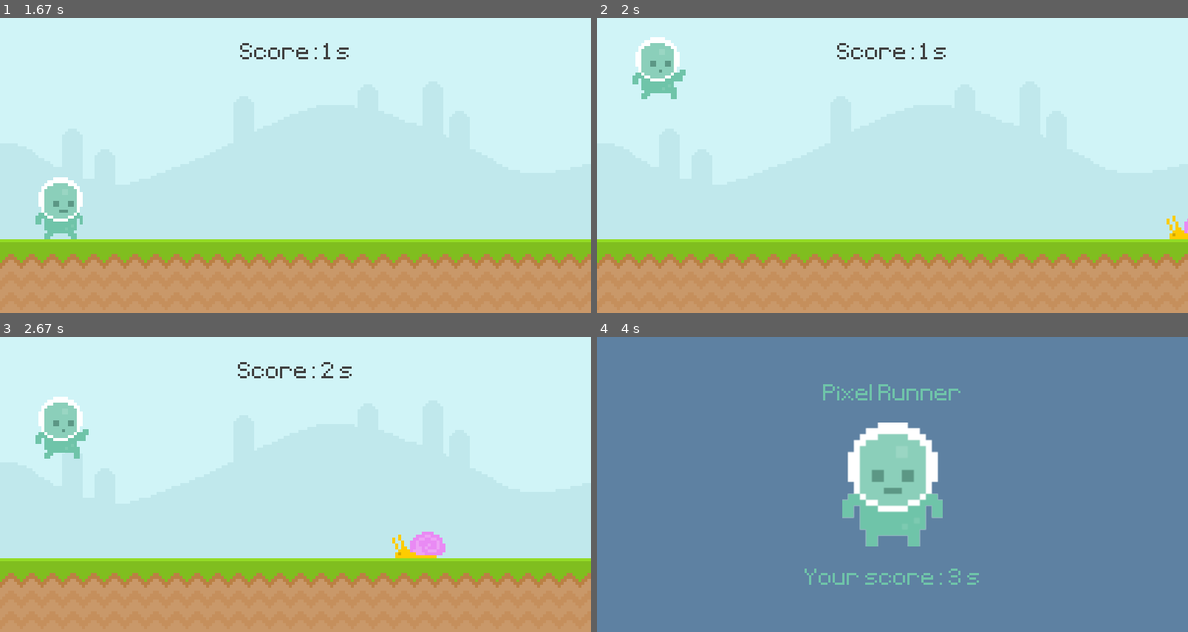
Above: before the commit, frames 1-4 (two rows, left to right).
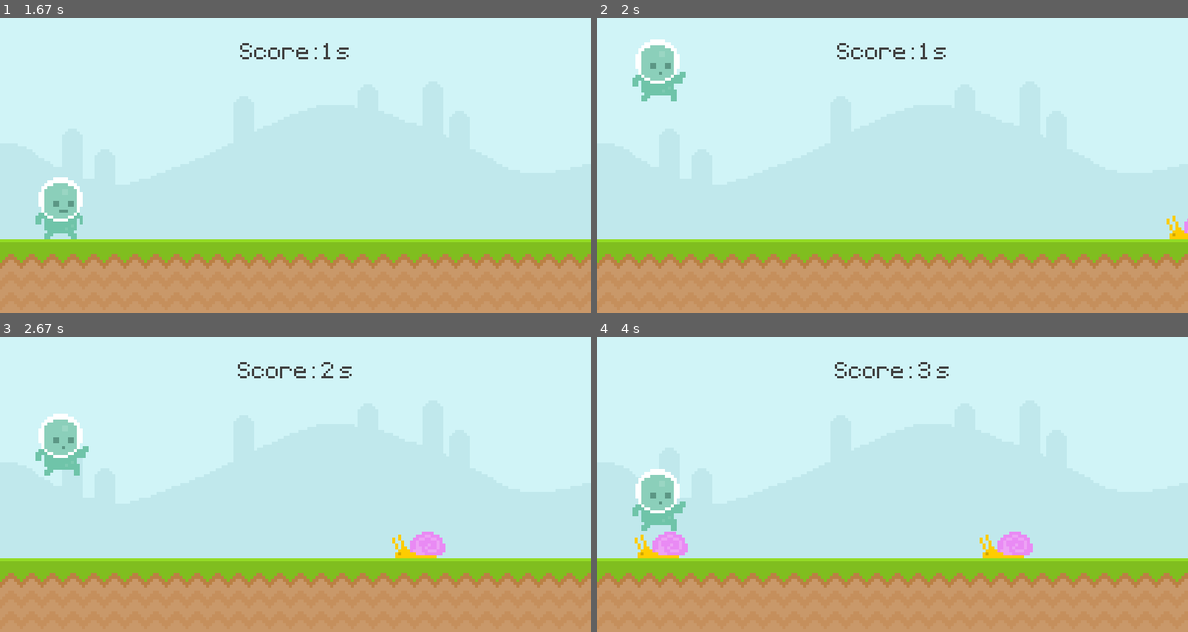
Above: after the commit, the same moments.

Repository: bstew794/PyGame_Tutorial
Game: pygame game, started from Runner.py
The game is run twice, just before and just after one commit, with the same random seed, the same clock (stepped at 60 frames per second) and the same inputs.
Inputs (mouse positions are in pixels of both pictures, inside the frame that each line leads up to):
- Up to frame 1 (1.67 s): tap Space at 0.33 s; hold Space 0.67-1.13 s
- Up to frame 2 (2 s): press the mouse at (656, 206) at 1.7 s; move the mouse to (738, 165) at 1.8 s; release the mouse at (821, 124) at 1.93 s
- Up to frame 3 (2.67 s): press the mouse at (59, 525) at 2.53 s; move the mouse to (283, 472) at 2.63 s
- Up to frame 4 (4 s): release the mouse at (1111, 419) at 2.77 s; press the mouse at (656, 525) at 3.37 s; move the mouse to (857, 516) at 3.47 s; release the mouse at (1063, 508) at 3.6 s

Frame 1 is identical in both runs. In frame 2, 0.3% of the frame differs, in the area x 6-15%, y 6-29%; in frame 3, 1.5%; in frame 4, 100%, in the area x 0-100%, y 0-100%.

Commit message:
Fixed mouse click jump, refactored filepaths, and made more verbose variables

Diff:
--- a/Runner.py
+++ b/Runner.py
@@ -6,7 +6,7 @@
 
 
 # This class derives from a PyGame Sprite to provide surfaces and rectangles for the player
-class Play(pygame.sprite.Sprite):
+class Player(pygame.sprite.Sprite):
     # Initializer function that inherits from the parent class
     def __init__(self):
         # Super initializer
@@ -14,73 +14,76 @@
 
 
         # Load player walking images into surfaces and save to list with index
-        walk_1 = pygame.image.load('Graphics/Player/walk1.png').convert_alpha()
-        walk_2 = pygame.image.load('Graphics/Player/walk2.png').convert_alpha()
-        self.walk = [walk_1, walk_2]
-        self.walk_indx = 0
+        walk = pygame.image.load('Graphics/Player/walk.png').convert_alpha()
+        walk1 = pygame.image.load('Graphics/Player/walk1.png').convert_alpha()
+        self.frames = [walk, walk1]
+        self.framesIndex = 0
 
         # Load player jumping image into a surface
         self.jump = pygame.image.load('Graphics/Player/jump.png').convert_alpha()
 
         # Set initial player image equal to idnex zero of the walking surface list
-        self.image = self.walk[self.walk_indx]
+        self.image = self.frames[self.framesIndex]
 
         # Set initial player rectangle and gravity values
         self.rect = self.image.get_rect(midbottom = (80, 300))
-        self.grav = 0
-
-        # Load in Jump SFX as a class variable
-        self.jump_sfx = pygame.mixer.Sound('Audio/jump.mp3')
-        self.jump_sfx.set_volume(0.25)
+        self.gravity = 0
+
+        # Load in Jump SFX as a class variable and set the volume to 1/4 its original value
+        self.jumpSound = pygame.mixer.Sound('Audio/jump.mp3')
+        self.jumpSound.set_volume(0.25)
 
 
     # This function checks for user input
-    def play_inpt(self):
-        # Get the keys pressed by teh user
+    def player_input(self):
+        # Get the keys pressed by the user
         keys = pygame.key.get_pressed()
-        mouse_buttons = pygame.mouse.get_pressed()
-        mouse_pos = pygame.mouse.get_pos()
-
-        # Make the player object "jump" after pressing the spacebar or clicking on teh player
-        if keys[pygame.K_SPACE] or (mouse_buttons and self.rect.collidepoint(mouse_pos)):
+        mouseButtons = pygame.mouse.get_pressed()
+        mousePosition = pygame.mouse.get_pos()
+
+        # Make the player object "jump" after pressing the spacebar or clicking on the player
+        if keys[pygame.K_SPACE] or (mouseButtons[0] and self.rect.collidepoint(mousePosition)):
             # Only allow the player to jump if they are touching the ground
             if self.rect.bottom >= 300:
-                    self.grav = -20
-                    self.jump_sfx.play()
+                    self.gravity = -20
+                    self.jumpSound.play()
 
     # This function applies gravity to a player object
-    def aply_grav(self):
+    def apply_gravity(self):
         # Increment gravity to simulate gravitaional acceleration
-        self.grav += 1
-        self.rect.bottom += self.grav
+        self.gravity += 1
+        self.rect.bottom += self.gravity
 
         # Provide simulated collision with the ground to prevent infinite falling
         if self.rect.bottom >= 300:
             self.rect.bottom = 300
-            self.grav = 0 # original tutorial did not reset the gravity when touching the ground
+            self.gravity = 0 # original tutorial did not reset the gravity when touching the ground
 
     # This function animates a player object
-    def anm8(self):
+    def animate(self):
         # Display jumping animation if the player object is off the floor
         if self.rect.bottom < 300:
             self.image = self.jump
         # Display walking animation if the player object is on the floor
         else:
-            self.walk_indx += 0.1
-
-            if self.walk_indx >= len(self.walk):
-                self.walk_indx = 0
-
-            self.image = self.walk[int(self.walk_indx)]
+            # Iterate through the walking frames at a consistent pace
+
+            self.framesIndex += 0.1
+
+            if self.framesIndex >= len(self.frames):
+                self.framesIndex = 0
+
+            self.image = self.frames[int(self.framesIndex)]
 
     # This function updates a player object by calling class functions
+    # Most things that happen during one frame of the game to a player object occurs here
     def update(self):
-        self.play_inpt()
-        self.aply_grav()
-        self.anm8()
+        self.player_input()
+        self.apply_gravity()
+        self.animate()
 
 # This class derives from a PyGame Sprite to provide surfaces and rectangles for the player
-class Obst(pygame.sprite.Sprite):
+class Obstacle(pygame.sprite.Sprite):
     # Initializer function that inherits from the parent class with new field that contains enemy type
     def __init__(self, type):
         # Super initializer
@@ -92,68 +95,68 @@
 
         # Load fly images into surfaces and save to frames list
         if self.type == 'fly':
-            fly_1 = pygame.image.load('Graphics/Enemies/Fly/fly1.png').convert_alpha()
-            fly_2 = pygame.image.load('Graphics/Enemies/Fly/fly2.png').convert_alpha()
-            self.frmes = [fly_1, fly_2]
-            y_pos = 210
+            fly = pygame.image.load('Graphics/Obstacles/Fly/fly.png').convert_alpha()
+            fly1 = pygame.image.load('Graphics/Obstacles/Fly/fly1.png').convert_alpha()
+            self.frames = [fly, fly1]
+            yPosition = 210
         # Load snail images into surfaces and save to frames list
         else:
-            slid_1 = pygame.image.load('Graphics/Enemies/Snail/snail1.png').convert_alpha()
-            slid_2 = pygame.image.load('Graphics/Enemies/Snail/snail2.png').convert_alpha()
-            self.frmes = [slid_1, slid_2]
-            y_pos = 300
-
-        self.frme_index = 0
+            slide = pygame.image.load('Graphics/Obstacles/Snail/slide.png').convert_alpha()
+            slide1 = pygame.image.load('Graphics/Obstacles/Snail/slide1.png').convert_alpha()
+            self.frames = [slide, slide1]
+            yPosition = 300
+
+        self.framesIndex = 0
 
         # Set initial obstacle surface and rectangle
-        self.image = self.frmes[self.frme_index]
-        self.rect = self.image.get_rect(bottomleft = (randint(800, 1000), y_pos))
+        self.image = self.frames[self.framesIndex]
+        self.rect = self.image.get_rect(bottomleft = (randint(800, 1000), yPosition))
 
 
     # This function animates an obstacle object
-    def anm8(self):
+    def animate(self):
         # Set animation frequency dependent on enemy type
         if self.type == 'fly':
-            self.frme_index += 0.2
-        else:
-            self.frme_index += 0.1
+            self.framesIndex += 0.2 # faster iteration for flies
+        else:
+            self.framesIndex += 0.1
 
         # Display 1st or second enemy frame dependent on the index
-        if self.frme_index >= len(self.frmes):
-            self.frme_index = 0
-
-        self.image = self.frmes[int(self.frme_index)]
+        if self.framesIndex >= len(self.frames):
+            self.framesIndex = 0
+
+        self.image = self.frames[int(self.framesIndex)]
 
     # This function removes obstacles that have moved offscreen from their parent sprite group
     def destroy(self):
         if self.rect.right < 0:
             self.kill()
 
-    # This function updates an obstacle object by calling class fucntions
+    # This function updates an obstacle object by calling class functions and moving it to the right
     def update(self):
-        self.anm8()
+        self.animate()
         self.rect.left -= 6
         self.destroy()
 
 
 # This function helps calculate the score of the player
-def disp_scor():
+def display_score():
     # calculate number of seconds spent alive
-    curr_time = int((pygame.time.get_ticks() - star_time) / 1000)
+    currentTime = int((pygame.time.get_ticks() - startTime) / 1000)
 
     # display formatted score string on screen surface
-    scor_surf = pixe_font.render(f'Score: {curr_time} s', False, (64, 64, 64))
-    scor_rect = scor_surf.get_rect(center = (400, 50))
-    screen.blit(scor_surf, scor_rect)
-
-    return curr_time
+    scoreSurface = pixelFont.render(f'Score: {currentTime} s', False, (64, 64, 64))
+    scoreRectangle = scoreSurface.get_rect(center = (400, 50))
+    screen.blit(scoreSurface, scoreRectangle)
+
+    return currentTime
 
 # This function checks for collision between the player and obstacles but with refreshing SPRITE
-def chec_for_coll_sprit():
+def sprite_collision_check():
     # Use built-in sprite collision detection function
-    if pygame.sprite.spritecollide(play.sprite, obsts, False):
+    if pygame.sprite.spritecollide(player.sprite, obstacles, False):
         # Delete all obstacles if player dies
-        obsts.empty()
+        obstacles.empty()
 
         return False
     return True
@@ -169,39 +172,40 @@
 # Define some variables that will be used in the rest of the code including the screen, clock, and fonts
 screen = pygame.display.set_mode((800, 400))
 clock = pygame.time.Clock()
-pixe_font = pygame.font.Font('Font/PixelType.ttf', 50)
-game_actv = False
-star_time = 0
+pixelFont = pygame.font.Font('Font/PixelType.ttf', 50)
+gameActive = False
+startTime = 0
 score = 0
-bg_music = pygame.mixer.Sound('Audio/music.wav')
-bg_music.set_volume(0.0625)
+backgroundMusic = pygame.mixer.Sound('Audio/music.wav')
+backgroundMusic.set_volume(0.0625)
 
 # Define sprite group for player
-play = pygame.sprite.GroupSingle()
-play.add(Play())
+player = pygame.sprite.GroupSingle()
+player.add(Player())
 
 # Define sprite group for enemies
-obsts = pygame.sprite.Group()
+obstacles = pygame.sprite.Group()
 
 # Define some surfaces including the environment, actors, and text
-sky_surf = pygame.image.load('Graphics/Enviroment/sky.png').convert_alpha()
-grnd_surf = pygame.image.load('Graphics/Enviroment/ground.png').convert_alpha()
-play_stan = pygame.image.load('Graphics/Player/stand.png').convert_alpha()
-play_stan = pygame.transform.rotozoom(play_stan, 0, 2)
-game_name = pixe_font.render('Pixel Runner', False, (111, 196, 169))
-game_mess = pixe_font.render('Press space to run', False, (111, 196, 169))
-
-# Define a rectangle hitbox for the player, and menu items
-stan_rect = play_stan.get_rect(center = (400, 200))
-name_rect = game_name.get_rect(center = (400, 80))
-mess_rect = game_mess.get_rect(center = (400, 330))
+skySurface = pygame.image.load('Graphics/Enviroment/sky.png').convert_alpha()
+groundSurface = pygame.image.load('Graphics/Enviroment/ground.png').convert_alpha()
+# Is this a JoJo reference?
+playerStand = pygame.image.load('Graphics/Player/stand.png').convert_alpha()
+playerStand = pygame.transform.rotozoom(playerStand, 0, 2)
+gameName = pixelFont.render('Pixel Runner', False, (111, 196, 169))
+gameMessage = pixelFont.render('Press space to run', False, (111, 196, 169))
+
+# Define a rectangle for the player, and menu items
+standRectangle = playerStand.get_rect(center = (400, 200))
+nameRectangle = gameName.get_rect(center = (400, 80))
+messRectangle = gameMessage.get_rect(center = (400, 330))
 
 # Define timer variables
-obst_tmer = pygame.USEREVENT + 1
-pygame.time.set_timer(obst_tmer, 1400)
+obstacleTimer = pygame.USEREVENT + 1
+pygame.time.set_timer(obstacleTimer, 1400)
 
 # Start playing background music
-bg_music.play(loops = -1)
+backgroundMusic.play(loops = -1)
 
 # Main game loop
 while True:
@@ -214,73 +218,73 @@
 
 
         # Conditional statements while game state is active
-        if game_actv:
+        if gameActive:
             # Obstacle addition timer logic
-            if event.type == obst_tmer:
+            if event.type == obstacleTimer:
                 # Conditionally add a new enemy to the obstacle list
-                obsts.add(Obst(choice(['fly', 'snail', 'snail', 'snail'])))
+                obstacles.add(Obstacle(choice(['fly', 'snail', 'snail', 'snail'])))
 
         # Player input during an inactive game state
         else:
             # Reset the game state if the space key is pressed
             if event.type == pygame.KEYDOWN:
                 if event.key == pygame.K_SPACE:
-                    game_actv = True
-
-                    play.sprite.rect.bottom = 300
-                    play.sprite.grav = 0
-                    play.sprite.walk_indx = 0
-
-                    star_time = pygame.time.get_ticks()
+                    gameActive = True
+
+                    player.sprite.rect.bottom = 300
+                    player.sprite.gravity = 0
+                    player.sprite.framesIndex = 0
+
+                    startTime = pygame.time.get_ticks()
 
 
     # The active game state logic
-    if game_actv:
+    if gameActive:
         # Display the skybox surface on the screen surface
-        screen.blit(sky_surf, (0, 0))
+        screen.blit(skySurface, (0, 0))
 
         # Display the ground surface on the screen surface
-        screen.blit(grnd_surf, (0, 300))
+        screen.blit(groundSurface, (0, 300))
 
         # Display the score surface on the screen surface
-        score = disp_scor()
+        score = display_score()
 
 
         # Draw a sprite of the Player object
-        play.draw(screen)
+        player.draw(screen)
 
         # Update the Player sprite object
-        play.update()
+        player.update()
 
 
         # Draw the sprites from the enemy group
-        obsts.draw(screen)
+        obstacles.draw(screen)
 
         # Update the enemy sprites
-        obsts.update()
+        obstacles.update()
 
 
         # Manage player collision with obstacles
-        game_actv = chec_for_coll_sprit()
+        gameActive = sprite_collision_check()
     # The menu logic
     else:
         # Show player character standing on menu screen
         screen.fill((94, 129, 162))
-        screen.blit(play_stan, stan_rect)
+        screen.blit(playerStand, standRectangle)
 
 
         # Define score message surface and rectangle
-        scor_mess = pixe_font.render(f'Your score: {score} s', False, (111, 196, 169))
-        scor_mess_rect = scor_mess.get_rect(center = (400, 330))
+        scoreMessage = pixelFont.render(f'Your score: {score} s', False, (111, 196, 169))
+        scoreRectangle = scoreMessage.get_rect(center = (400, 330))
 
         # Show game name
-        screen.blit(game_name, name_rect)
+        screen.blit(gameName, nameRectangle)
 
         # Conditionally show the game or score message
         if score == 0:
-            screen.blit(game_mess, mess_rect)
-        else:
-            screen.blit(scor_mess, scor_mess_rect)
+            screen.blit(gameMessage, messRectangle)
+        else:
+            screen.blit(scoreMessage, scoreRectangle)
 
 
     # Update the visual aspects of the game for each loop
Renamed: Graphics/Enemies/Fly/fly1.png -> Graphics/Obstacles/Fly/fly.png
Renamed: Graphics/Enemies/Fly/fly2.png -> Graphics/Obstacles/Fly/fly1.png
Renamed: Graphics/Enemies/Snail/snail1.png -> Graphics/Obstacles/Snail/slide.png
Renamed: Graphics/Enemies/Snail/snail2.png -> Graphics/Obstacles/Snail/slide1.png
Binary file added: Graphics/Player/walk.png
Binary file changed: Graphics/Player/walk1.png
Binary file removed: Graphics/Player/walk2.png
